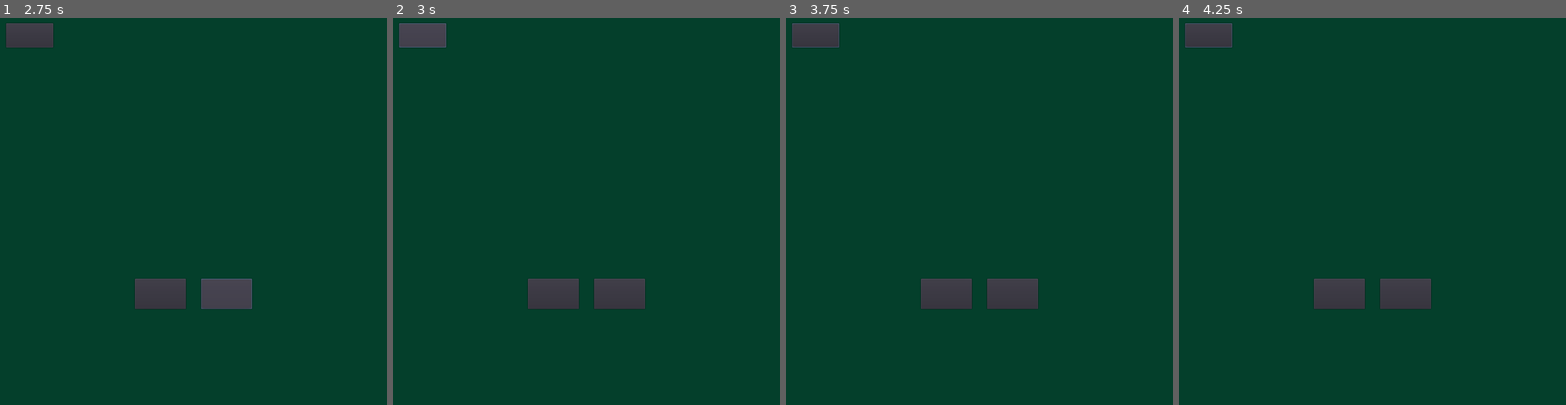
Above: before the commit, frames 1-4 (left to right).
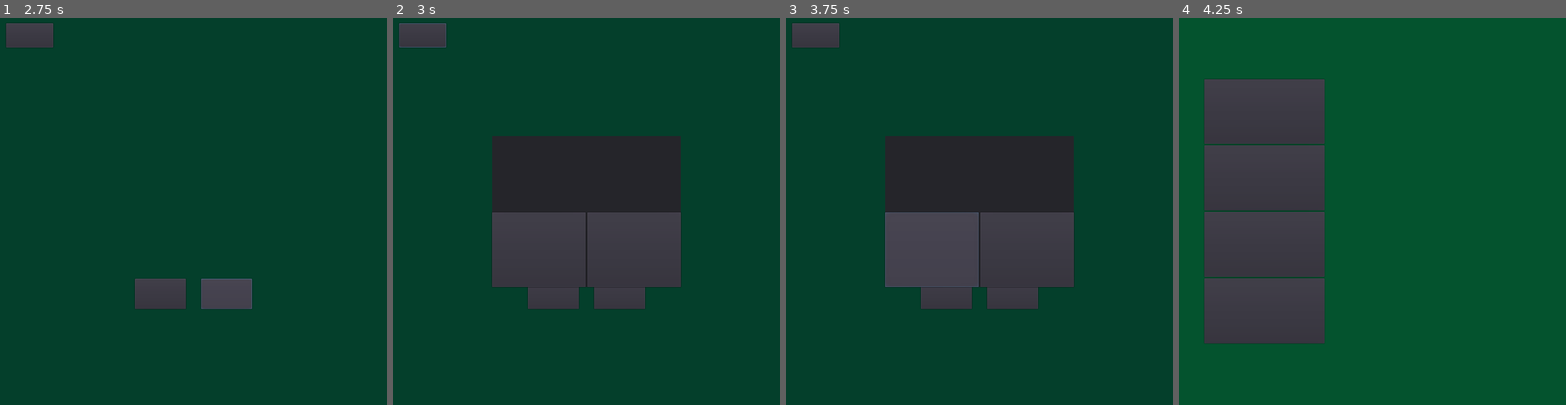
Above: after the commit, the same moments.

Repository: UPDCS192Group4/PusoyDosOnline
Game: Godot game, scene res://Game.tscn
Same seed, same stepped clock (60 frames per second), same inputs: the game is played once before the commit and once after it. This scene is started directly instead of the project's main scene.
Inputs (mouse positions are in pixels of both pictures, inside the frame that each line leads up to):
- Up to frame 1 (2.75 s): click "PLAY" at 0.5 s; click "PLAY" at 1.25 s; click "PASS" at 2 s
- Up to frame 2 (3 s): click "Home" at 2.75 s
- Up to frame 3 (3.75 s): click (933, 250) at 3.5 s, where only the run after the commit has a clickable "Yes"
- Up to frame 4 (4.25 s): no input

Frame 1 is identical in both runs. In frame 2, 18% of the frame differs, in the area x 25-75%, y 30-70%; in frame 3, 19%; in frame 4, 23%, in the area x 1-66%, y 1-85%.
Error before the commit: Parse Error: The identifier "hand" isn't declared in the current scope. (res://Game.gd:226)
Error after the commit: Attempt to call function 'updateHand' in base 'null instance' on a null instance. (res://Game.gd:54)

Commit message:
Edits in Game.gd.... fooking scuffed!

Diff:
--- a/project/Game.gd
+++ b/project/Game.gd
@@ -223,7 +223,7 @@
 				var value = int(card_split[1])
 				newCard = cardScene.instance()
 				newCard.init(suit, value)
-				hand.append(newCard)
+				#hand.append(newCard)
 			self.loadGame()
 		"play":
 			var newPile=msg[2].split(",")
